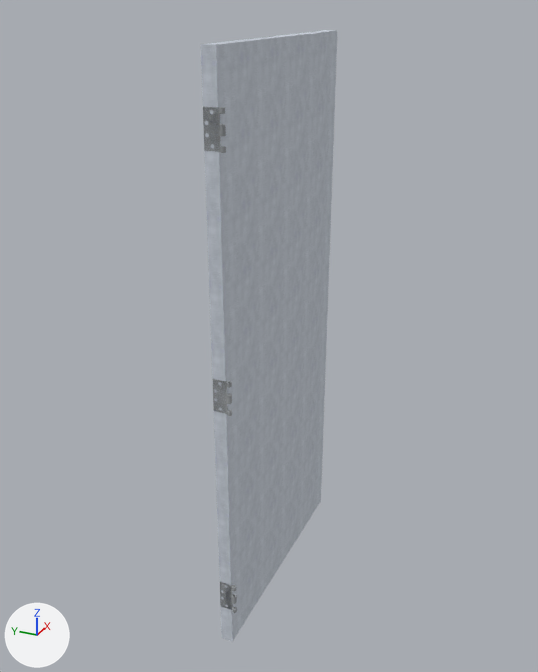
A saved change to the COLLADA model src/ros2/simulation/tiplu_world/models/Hinged_door_standard/meshes/door.dae.
One viewpoint serves both versions: a 50 mm lens placed at (-1.78, -0.87, 2.15), pointed at (0.44, 0.13, 1.03). Lighting does not change. The marker at lower left points along +X, +Y and +Z. Where no turn or scale is listed for an object, it has been applied to the vertices.

In view in the first picture: 'skp2317'.
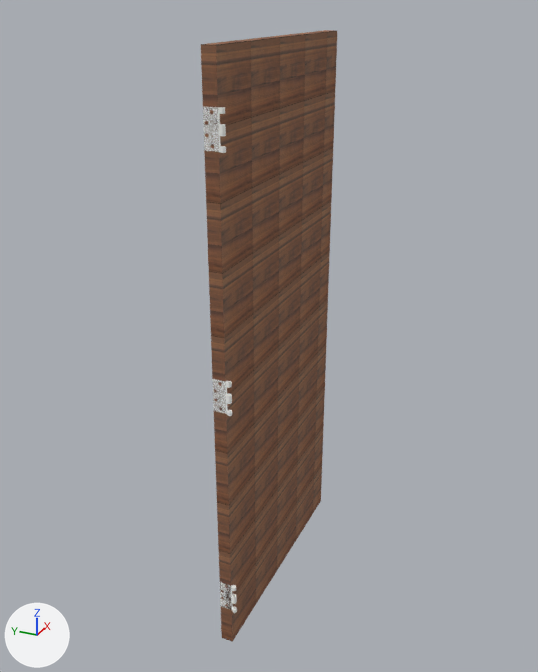
Edits to the bpy script that builds the scene:
```text
Add img_wooden_door_png:
    img_wooden_door_png = load_image('wooden_door.png', '../materials/textures/wooden_door.png', 300, 148, 'sRGB')
Add img_door_white_jpeg:
    img_door_white_jpeg = load_image('door_white.jpeg', '../materials/textures/door_white.jpeg', 225, 225, 'sRGB')
Change mat_metal_aluminum_anodized:
    mat_metal_aluminum_anodized.texture: img_metal_aluminum_anodized_png -> img_door_white_jpeg
Change mat_metal_rough:
    mat_metal_rough.texture: img_metal_rough_png -> img_wooden_door_png
```

Location of each change, (x1, y1, x2, y2) in pixels of the pictures (538 x 672 px):
'skp2317', surface changed (grey to brown)
    both: (201, 30, 337, 642)
